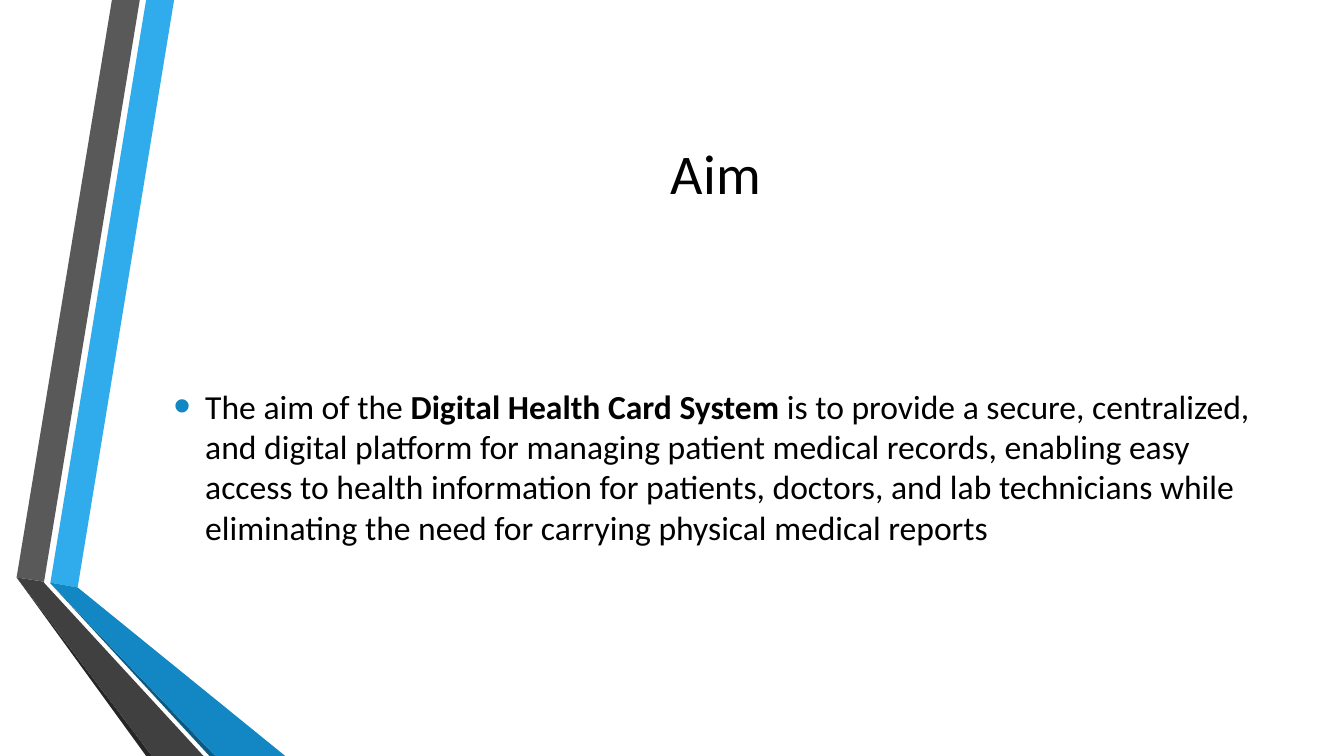
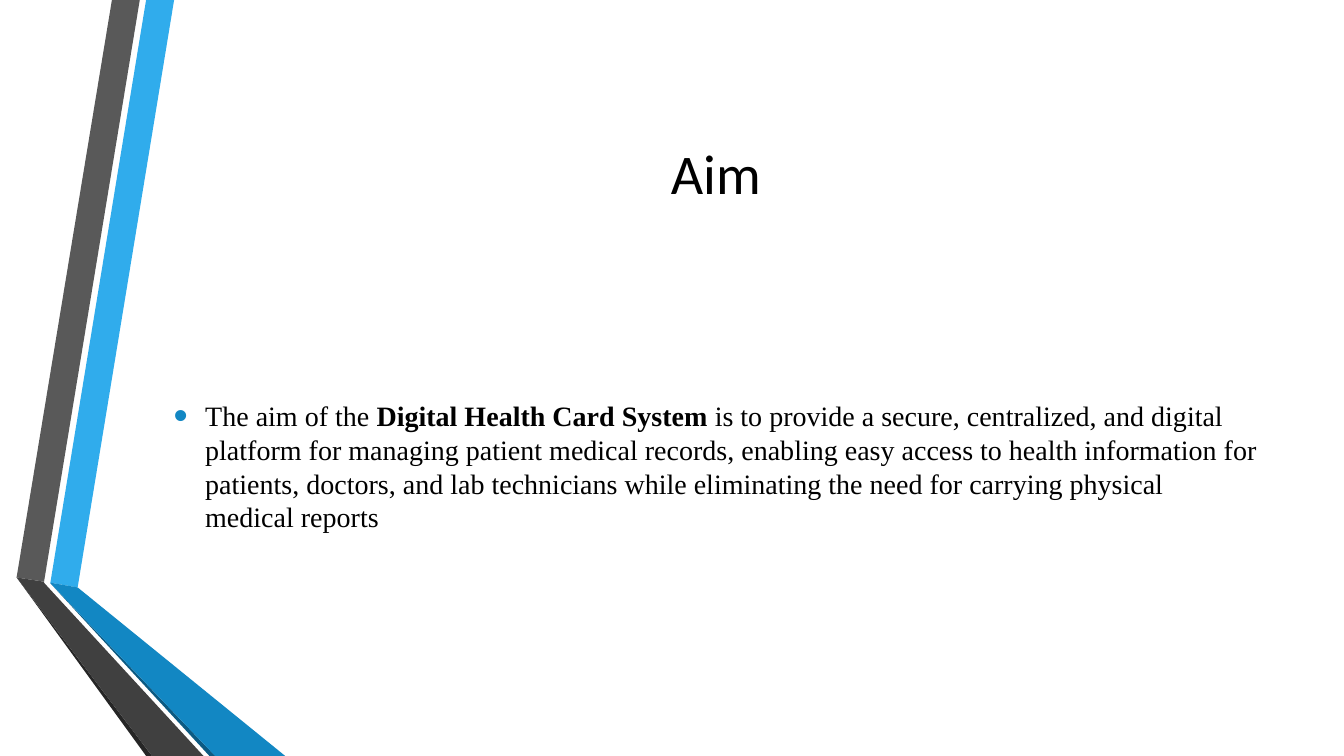
Before and after one commit to kedar3016/DIGITAL_HEALTH_CARD, a slide deck: slide 6 of Digital Health Card.pptx (slide 5 before the commit). Drawn at 1344x756 pixels with LibreOffice and Linux fonts; fonts in the diff are those of the drawing; background and template pictures are left out. Boxes give left, top, right and bottom in pixels: in the first picture for what was removed or moved away, otherwise in the second. Text is boxed around its words. In the diff, an @@ line names an element or a change of style, - is before the commit and + after.

Commit message:
Digital Health Card PPt

```diff
--- a/Digital Health Card.pptx
+++ b/Digital Health Card.pptx
@@ text "The aim of the Digital ..." at [205, 406, 1257, 533]: size 24 to 20 pt, font Calibri to Times New Roman @@
```
Also in this commit, not shown: 8 other slides changed, 8 slides added, 1 slide removed.
